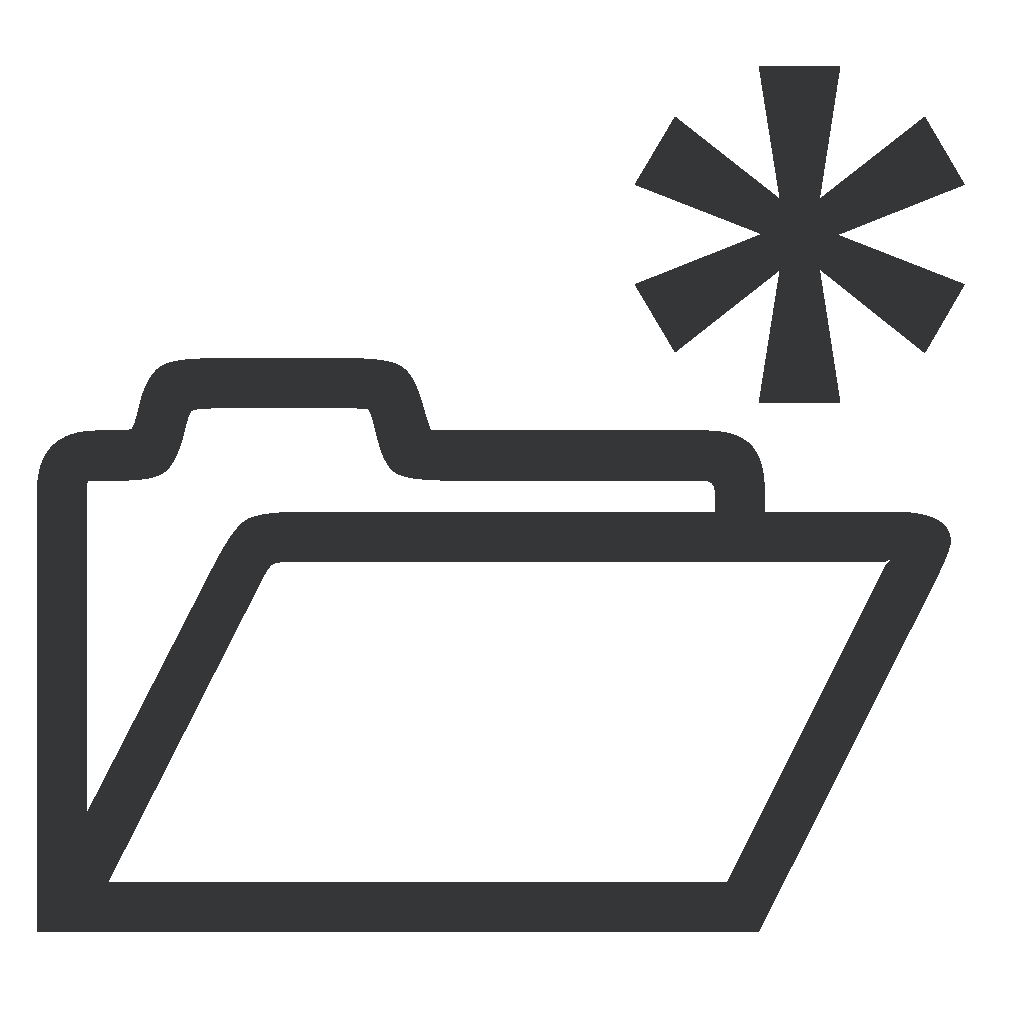
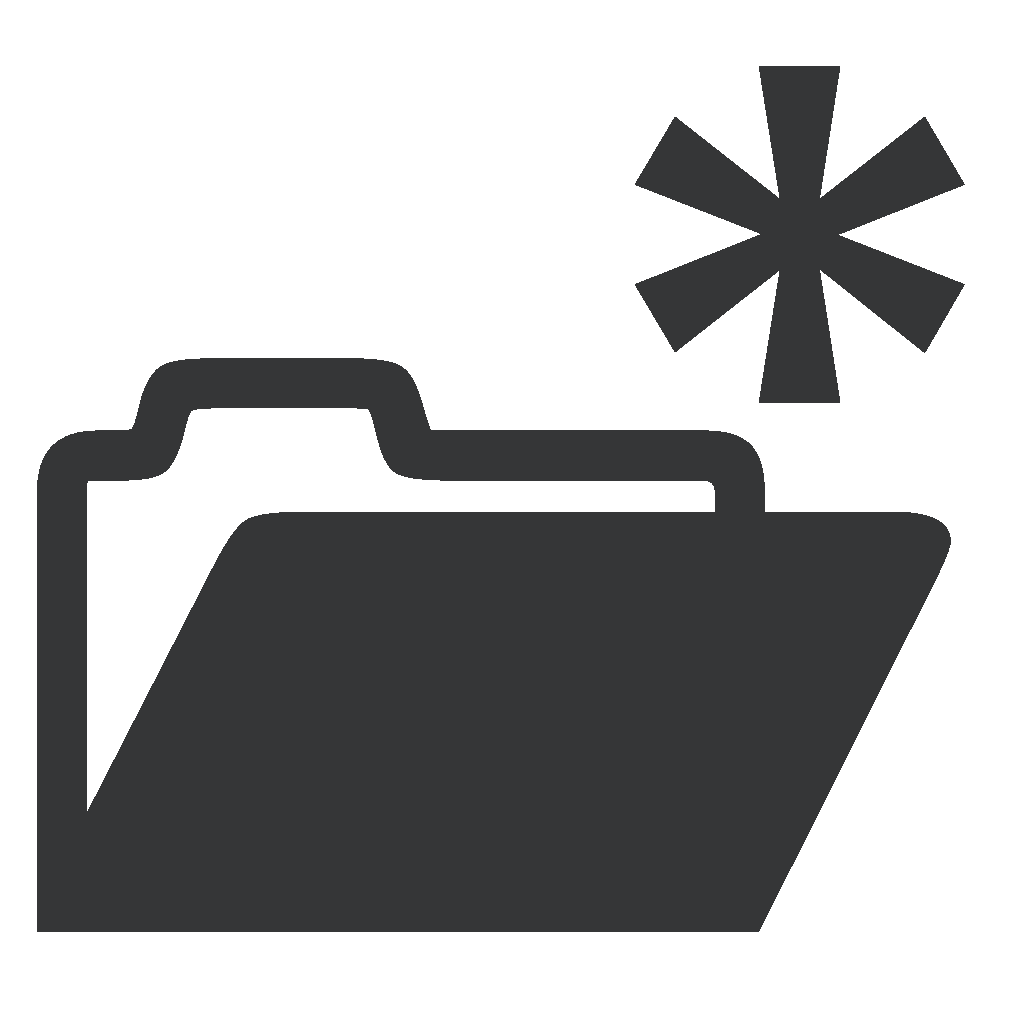
Comparing the layer stacks of the two 1024px x 1024px images. Changes:
painted on "🗁" over (x1=109, y1=560, x2=890, y2=882)
